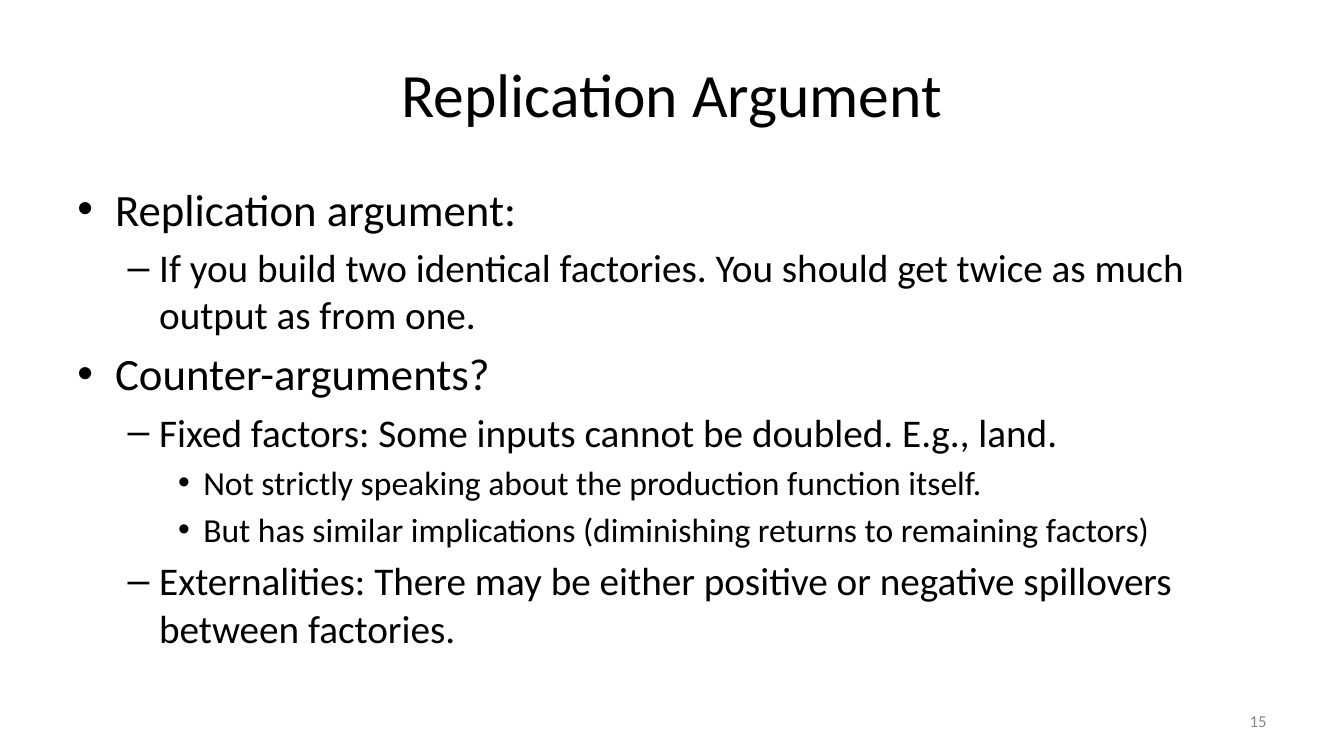
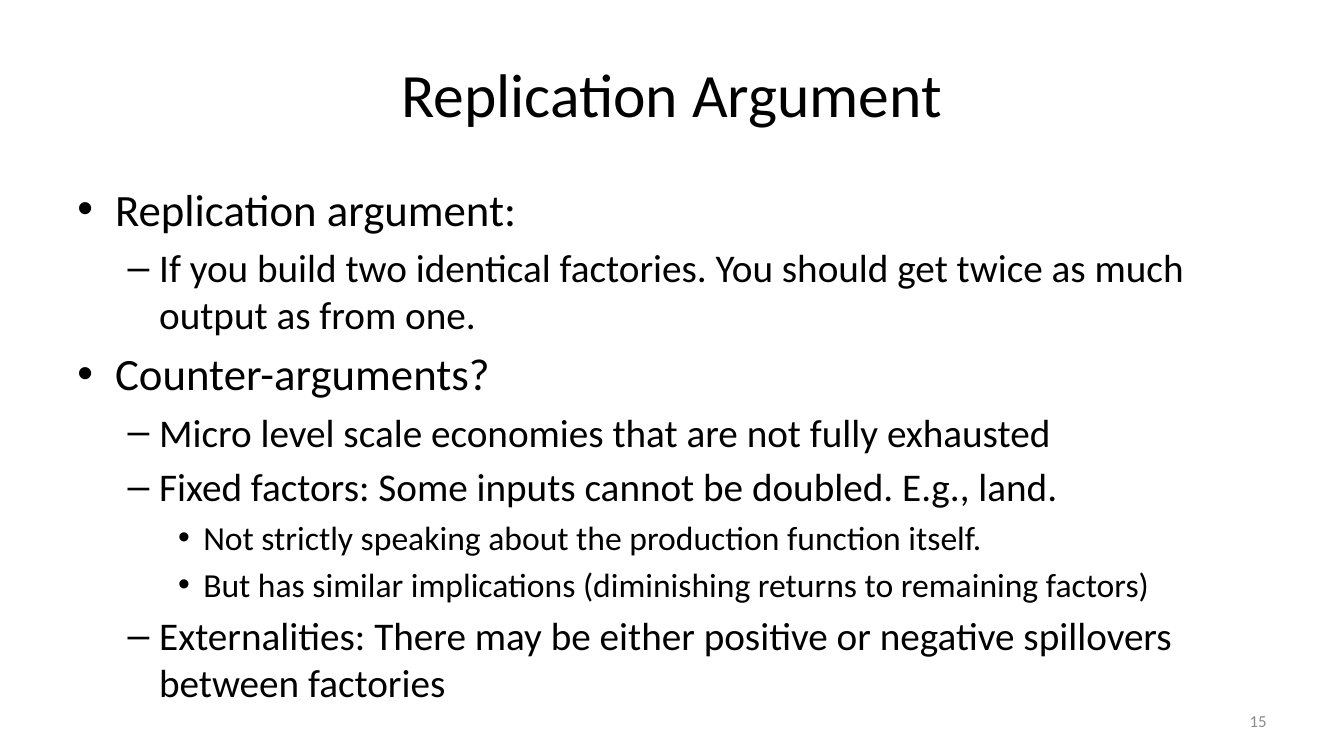
Before and after one commit to jonsteinsson/jonsteinsson.github.io, a slide deck: slide 15 of static/teaching/Lecture02Production.pptx. Drawn at 1344x756 pixels with LibreOffice and Linux fonts; fonts in the diff are those of the drawing. Boxes give left, top, right and bottom in pixels: in the first picture for what was removed or moved away, otherwise in the second. Text is boxed around its words. In the diff, an @@ line names an element or a change of style, - is before the commit and + after.

```diff
--- a/static/teaching/Lecture02Production.pptx
+++ b/static/teaching/Lecture02Production.pptx
@@ text at [159, 419, 1050, 454]: paragraph added @@
+  – Micro level scale economies that are not fully exhausted
@@ text at [159, 622, 1171, 698]: text changed @@
-  – Externalities: There may be either positive or negative spillovers between factories.
+  – Externalities: There may be either positive or negative spillovers between factories
```
Also in this commit, not shown: 4 other slides changed, 19 slides added, 4 slides removed, 5 other files.
